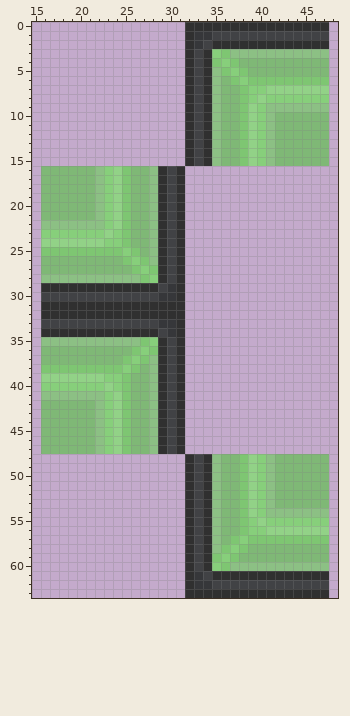
Pixel-art sprite, stored at Resources/Textures/Structures/Windows/uranium_window.rsi/uwindow0.png. The picture above is the old version.
The file is 64x64 pixels. Colours within 5 levels of each other are drawn and written as one. Shown: x 15..48, y 0..63.
After the commit:
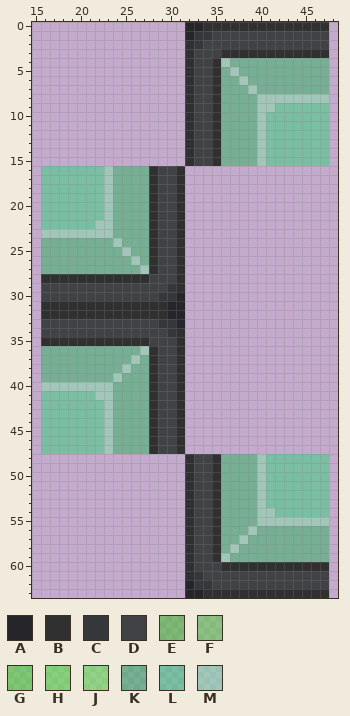
Palette (. is transparent): A #25252a  B #303030  C #36373a  D #414245  E #33c81779  F #4ed93479  G #4ed93497  H #5de84397  J #6fed5897  K #1fb55479  L #27d67779  M #7de8a779
From old to new:
Changed rows in their new state; - is an unchanged pixel.
first column x 16:
 0 ----------------AA--------------
 1 ----------------A---------------
 2 -------------------DDDDDDDDDDDDD
 3 ------------------DDBBBBBBBBBBBB
 4 ------------------DBMKKKKKKKKKKK
 5 ------------------DBKMKKKKKKKKKK
 6 ------------------DBKKMKKKKKKKKK
 7 ------------------DBKKKMKKKKKKKK
 8 ------------------DBKKKKMMMMMMMM
 9 ------------------DBKKKKMMLLLLLL
10 ------------------DBKKKKMLLLLLLL
11 ------------------DBKKKKMLLLLLLL
12 ------------------DBKKKKMLLLLLLL
13 ------------------DBKKKKMLLLLLLL
14 ------------------DBKKKKMLLLLLLL
15 ------------------DBKKKKMLLLLLLL
16 LLLLLLLMKKKKBD------------------
17 LLLLLLLMKKKKBD------------------
18 LLLLLLLMKKKKBD------------------
19 LLLLLLLMKKKKBD------------------
20 LLLLLLLMKKKKBD------------------
21 LLLLLLLMKKKKBD------------------
22 LLLLLLMMKKKKBD------------------
23 MMMMMMMMKKKKBD------------------
24 KKKKKKKKMKKKBD------------------
25 KKKKKKKKKMKKBD------------------
26 KKKKKKKKKKMKBD------------------
27 KKKKKKKKKKKMBD------------------
28 BBBBBBBBBBBBDD------------------
29 DDDDDDDDDDDDD-------------------
30 ---------------A----------------
31 --------------AA----------------
32 --------------AA----------------
33 ---------------A----------------
34 DDDDDDDDDDDDD-------------------
35 BBBBBBBBBBBBDD------------------
36 KKKKKKKKKKKMBD------------------
37 KKKKKKKKKKMKBD------------------
38 KKKKKKKKKMKKBD------------------
39 KKKKKKKKMKKKBD------------------
40 MMMMMMMMKKKKBD------------------
41 LLLLLLMMKKKKBD------------------
42 LLLLLLLMKKKKBD------------------
43 LLLLLLLMKKKKBD------------------
44 LLLLLLLMKKKKBD------------------
45 LLLLLLLMKKKKBD------------------
46 LLLLLLLMKKKKBD------------------
47 LLLLLLLMKKKKBD------------------
48 ------------------DBKKKKMLLLLLLL
49 ------------------DBKKKKMLLLLLLL
50 ------------------DBKKKKMLLLLLLL
51 ------------------DBKKKKMLLLLLLL
52 ------------------DBKKKKMLLLLLLL
53 ------------------DBKKKKMLLLLLLL
54 ------------------DBKKKKMMLLLLLL
55 ------------------DBKKKKMMMMMMMM
56 ------------------DBKKKMKKKKKKKK
57 ------------------DBKKMKKKKKKKKK
58 ------------------DBKMKKKKKKKKKK
59 ------------------DBMKKKKKKKKKKK
60 ------------------DDBBBBBBBBBBBB
61 -------------------DDDDDDDDDDDDD
62 ----------------A---------------
63 ----------------AA--------------
